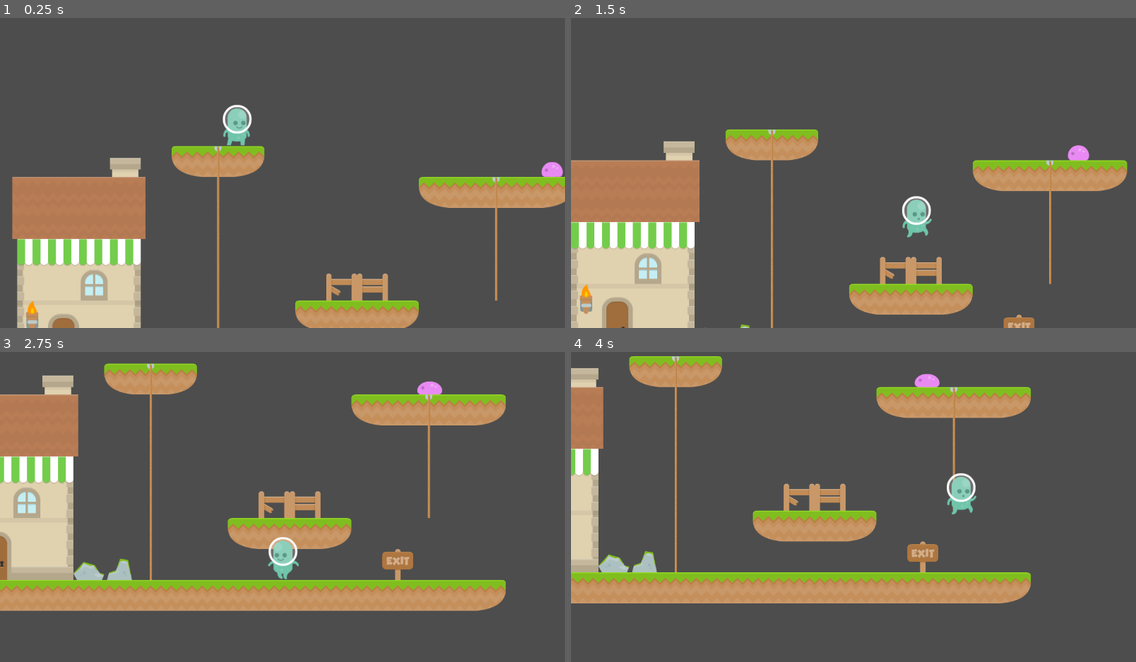
Above: before the commit, frames 1-4 (two rows, left to right).
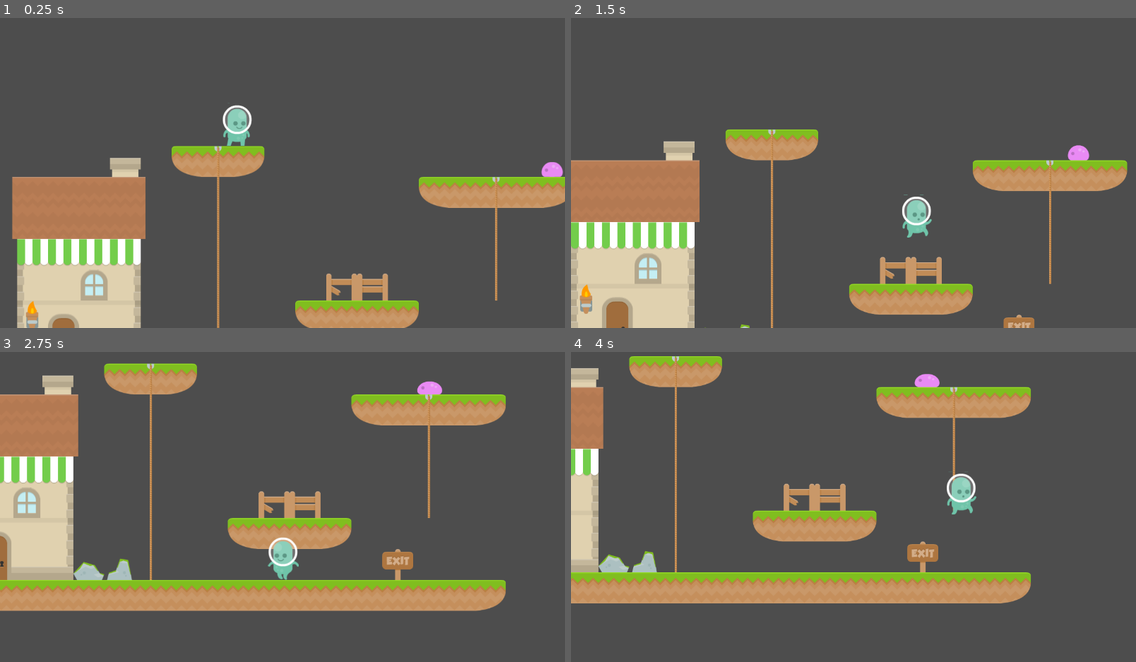
Above: after the commit, the same moments.

Repository: matheusgm/MRPG
Game: Godot game, scene res://maps/world.tscn
The game is run twice, just before and just after one commit, with the same random seed, the same clock (stepped at 60 frames per second) and the same inputs.
Inputs:
- Up to frame 1 (0.25 s): no input
- Up to frame 2 (1.5 s): hold Right (right) from 0.53 s (still down); tap Space (jump) at 0.77 s
- Up to frame 3 (2.75 s): tap Space (jump) at 1.52 s; release Right (right) at 2.03 s; hold Left (left) from 2.03 s (still down)
- Up to frame 4 (4 s): release Left (left) at 2.78 s; hold Right (right) from 2.78 s (still down); tap Space (jump) at 3.02, 3.77 s

The runs differ from the first frame. In frame 1, less than 0.1% of the frame differs, in the area x 39-45%, y 28-42%; in frame 2, 0.1%, in the area x 58-64%, y 56-71%; in frame 3, less than 0.1%; in frame 4, 0.1%.

Commit message:
green alien tiles fixed

Diff:
--- a/characters/player.tscn
+++ b/characters/player.tscn
@@ -752,6 +752,7 @@
 }
 
 [node name="CollisionShape2D" type="CollisionShape2D" parent="."]
+visible = false
 position = Vector2(0, 7)
 shape = SubResource("CapsuleShape2D_6ian3")
 
@@ -778,12 +779,14 @@
 parameters/Walk/blend_position = Vector2(0, 0)
 
 [node name="RayClimb" type="RayCast2D" parent="."]
+visible = false
 position = Vector2(0, 20)
 target_position = Vector2(0, 29)
 collision_mask = 4
 hit_from_inside = true
 
 [node name="RayDown" type="RayCast2D" parent="."]
+visible = false
 position = Vector2(0, 49)
 target_position = Vector2(0, 300)
 collision_mask = 2
--- a/enemy.gd
+++ b/enemy.gd
@@ -11,7 +11,7 @@
 	pass
 
 
-func _process(delta):
+func _process(_delta):
 	pass
 
 func _physics_process(delta):
Binary file changed: assets/alien/green/alienGreen_spritesheet.png
